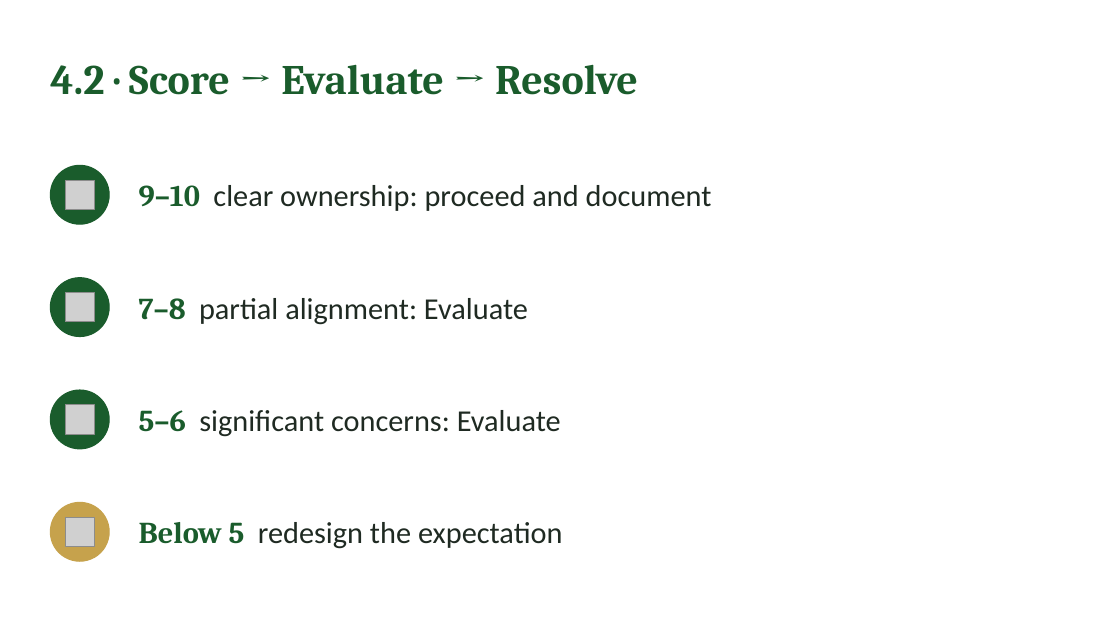
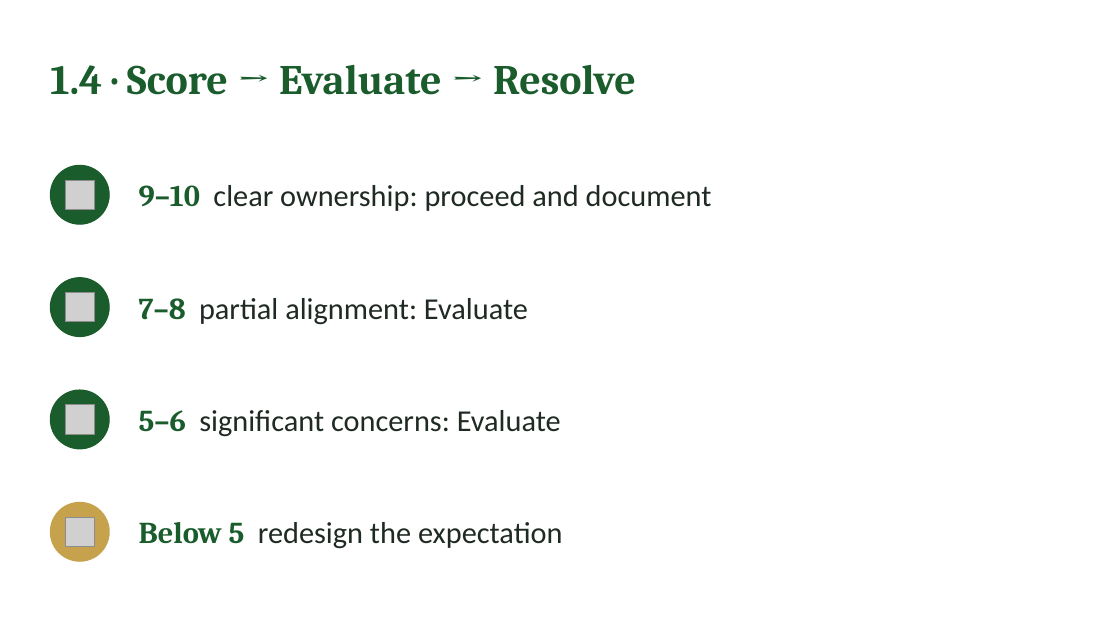
Before and after one commit to IBSL26/ibsl-platform, a slide deck: slide 9 of Unit decks/Unit 07 - Establishing Performance Expectations.pptx (slide 17 before the commit). Drawn at 1120x630 pixels with LibreOffice and Linux fonts; fonts in the diff are those of the drawing; grey boxes stand for pictures. Boxes give left, top, right and bottom in pixels: in the first picture for what was removed or moved away, otherwise in the second. Text is boxed around its words. In the diff, an @@ line names an element or a change of style, - is before the commit and + after.

```diff
--- a/Unit decks/Unit 07 - Establishing Performance Expectations.pptx
+++ b/Unit decks/Unit 07 - Establishing Performance Expectations.pptx
@@ text at (50,64,636,95): text changed @@
-4.2 · Score → Evaluate → Resolve
+1.4 · Score → Evaluate → Resolve
```
Also in this commit, not shown: 6 other slides changed, 6 slides added, 4 slides removed, 27 other files.
